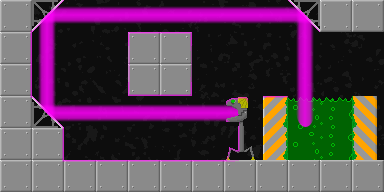
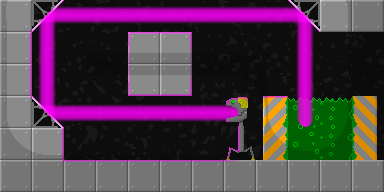
Layer changes from the first 384×192 image to the second:
added layer "lighting 04" (15%) above "lighting 03" over (0, 0, 384, 192)
added layer "bulle 01" above "Paint Layer 2" over (256, 64, 384, 192)
painted on "Paint Layer 2" over (0, 0, 384, 192)
painted on "Background" over (0, 0, 384, 192)
